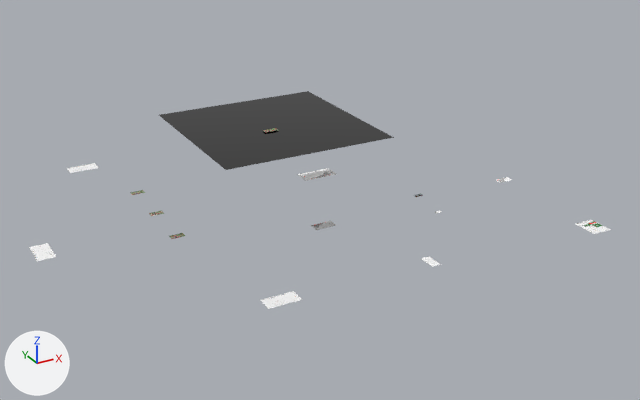
The Blender file blender/website_host.blend: old version first, new version second.
Both versions are drawn from a 50 mm lens placed at (-16.5, -41.6, 20.2), pointed at (5.0, -2.5, 0.6). The axes (+X, +Y, +Z) are drawn at lower left. The lights are the same throughout.

Objects in the first picture: '0-0', '1-0', '1-1', '2-1', 'Plane', 'history_table', 'home_runs_batting_average_scatter', 'home_runs_slugging_scatter', 'hr_ab_bar', 'hr_hits_bar', 'slugging_bar', 'slugging_batting_average_scatter', 'wins_scatter'.
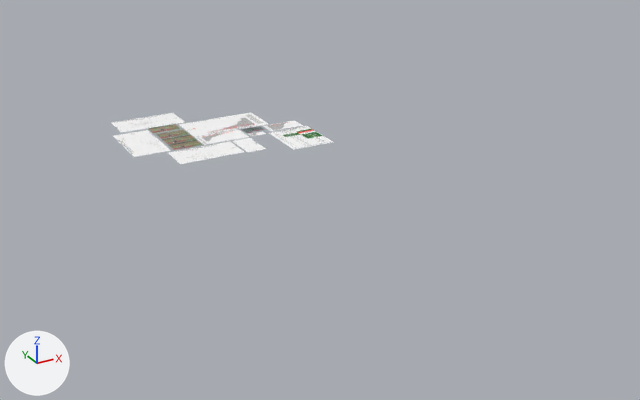
Changed parts and their boxes [x1, y1, x2, y2] in the pictures (640 x 400 px):
```json
{"object": "Plane", "change": "deleted", "before": [159, 91, 394, 170]}
{"object": "hr_ab_bar", "change": "moved, rescaled", "before": [297, 168, 336, 181], "after": [179, 112, 268, 137], "on screen": "125% wider, 86% taller"}
{"object": "home_runs_batting_average_scatter", "change": "moved, rescaled", "before": [261, 291, 302, 309], "after": [167, 141, 244, 164], "on screen": "86% wider, 26% taller"}
{"object": "home_runs_slugging_scatter", "change": "moved, rescaled", "before": [29, 243, 56, 261], "after": [113, 130, 171, 157], "on screen": "111% wider, 47% taller"}
{"object": "history_table", "change": "moved, rescaled", "before": [576, 220, 611, 234], "after": [269, 126, 333, 150], "on screen": "81% wider, 67% taller"}
{"object": "slugging_batting_average_scatter", "change": "moved, rescaled", "before": [67, 163, 99, 173], "after": [111, 113, 184, 133], "on screen": "124% wider, 91% taller"}
{"object": "hr_hits_bar", "change": "moved, rescaled", "before": [310, 221, 336, 230], "after": [195, 130, 249, 145], "on screen": "104% wider, 60% taller"}
{"object": "wins_scatter", "change": "moved, rescaled", "before": [422, 256, 440, 267], "after": [233, 138, 266, 152]}
{"object": "slugging_bar", "change": "moved, rescaled", "before": [496, 177, 512, 183], "after": [263, 120, 303, 131]}
{"object": "1-0", "change": "moved, rescaled", "before": [169, 233, 185, 239], "after": [162, 135, 196, 144]}
{"object": "0-0", "change": "moved, rescaled", "before": [263, 128, 278, 132], "after": [169, 140, 202, 150], "on screen": "112% wider, 120% taller"}
{"object": "1-1", "change": "moved, rescaled", "before": [149, 211, 164, 216], "after": [156, 130, 188, 139], "on screen": "106% wider, 67% taller"}
{"object": "2-1", "change": "moved, rescaled", "before": [130, 190, 145, 195], "after": [148, 124, 180, 133]}
```

The change, as JSON lines over the scene's bpy script:
```json
{"op": "set", "path": "ob_2_1.location", "old": "(-3.0, 4.79, 0.0)", "new": "(-1.98, 2.18, 4.51)"}
{"op": "set", "path": "ob_2_1.scale", "old": "(0.428, 0.428, 0.428)", "new": "(0.868, 0.868, 0.868)"}
{"op": "set", "path": "ob_1_1.location", "old": "(-3.0, 1.49, 0.0)", "new": "(-1.91, 1.05, 4.53)"}
{"op": "set", "path": "ob_1_1.scale", "old": "(0.428, 0.428, 0.428)", "new": "(0.868, 0.868, 0.868)"}
{"op": "set", "path": "ob_1_0.location", "old": "(-3.0, -1.73, 0.0)", "new": "(-1.91, 0.12, 4.53)"}
{"op": "set", "path": "ob_1_0.scale", "old": "(0.428, 0.428, 0.428)", "new": "(0.868, 0.868, 0.868)"}
{"op": "set", "path": "ob_0_0.location", "old": "(2.15, -2.43, 5.15)", "new": "(-1.91, -0.8, 4.53)"}
{"op": "set", "path": "ob_0_0.scale", "old": "(0.428, 0.428, 0.428)", "new": "(0.868, 0.868, 0.868)"}
{"op": "set", "path": "ob_hr_ab_bar.location", "old": "(7.44, 2.25, 0.0)", "new": "(1.11, 1.27, 4.53)"}
{"op": "set", "path": "ob_hr_ab_bar.scale", "old": "(1.15, 1.15, 1.15)", "new": "(2.33, 2.33, 2.33)"}
{"op": "set", "path": "ob_hr_hits_bar.location", "old": "(4.27, -4.27, 0.0)", "new": "(0.19, -0.61, 4.53)"}
{"op": "set", "path": "ob_hr_hits_bar.scale", "old": "(0.664, 0.664, 0.664)", "new": "(1.35, 1.35, 1.35)"}
{"op": "set", "path": "ob_home_runs_slugging_scatter.location", "old": "(-9.55, -0.23, 0.0)", "new": "(-3.81, 0.55, 4.53)"}
{"op": "set", "path": "ob_home_runs_slugging_scatter.scale", "old": "(0.944, 0.944, 0.944)", "new": "(1.91, 1.91, 1.91)"}
{"op": "set", "path": "ob_home_runs_batting_average_scatter.location", "old": "(-1.21, -10.21, 0.0)", "new": "(-1.4, -2.33, 4.53)"}
{"op": "set", "path": "ob_home_runs_batting_average_scatter.scale", "old": "(0.902, 0.902, 0.902)", "new": "(1.83, 1.83, 1.83)"}
{"op": "set", "path": "ob_slugging_batting_average_scatter.location", "old": "(-4.74, 10.14, 0.0)", "new": "(-2.41, 3.55, 4.53)"}
{"op": "set", "path": "ob_slugging_batting_average_scatter.scale", "old": "(0.95, 0.95, 0.95)", "new": "(1.92, 1.92, 1.92)"}
{"op": "set", "path": "ob_wins_scatter.location", "old": "(6.86, -10.41, 0.0)", "new": "(0.94, -2.39, 4.53)"}
{"op": "set", "path": "ob_wins_scatter.scale", "old": "(0.513, 0.513, 0.513)", "new": "(1.04, 1.04, 1.04)"}
{"op": "set", "path": "ob_history_table.location", "old": "(16.69, -11.29, 0.0)", "new": "(3.78, -2.65, 4.53)"}
{"op": "set", "path": "ob_history_table.scale", "old": "(1.46, 1.46, 1.46)", "new": "(2.95, 2.95, 2.95)"}
{"op": "set", "path": "ob_slugging_bar.scale", "old": "(0.493, 0.493, 0.493)", "new": "(1.0, 1.0, 1.0)"}
{"op": "set", "path": "ob_slugging_bar.location", "old": "(16.79, -3.9, 0.0)", "new": "(3.81, -0.51, 4.53)"}
{"op": "remove", "block": "ob_plane", "code": ["ob_plane = bpy.data.objects.new('Plane', me_plane)", "ob_plane.location = (2.58, -1.72, 5.1)", "ob_plane.scale = (4.6, 4.6, 4.6)"]}
```
